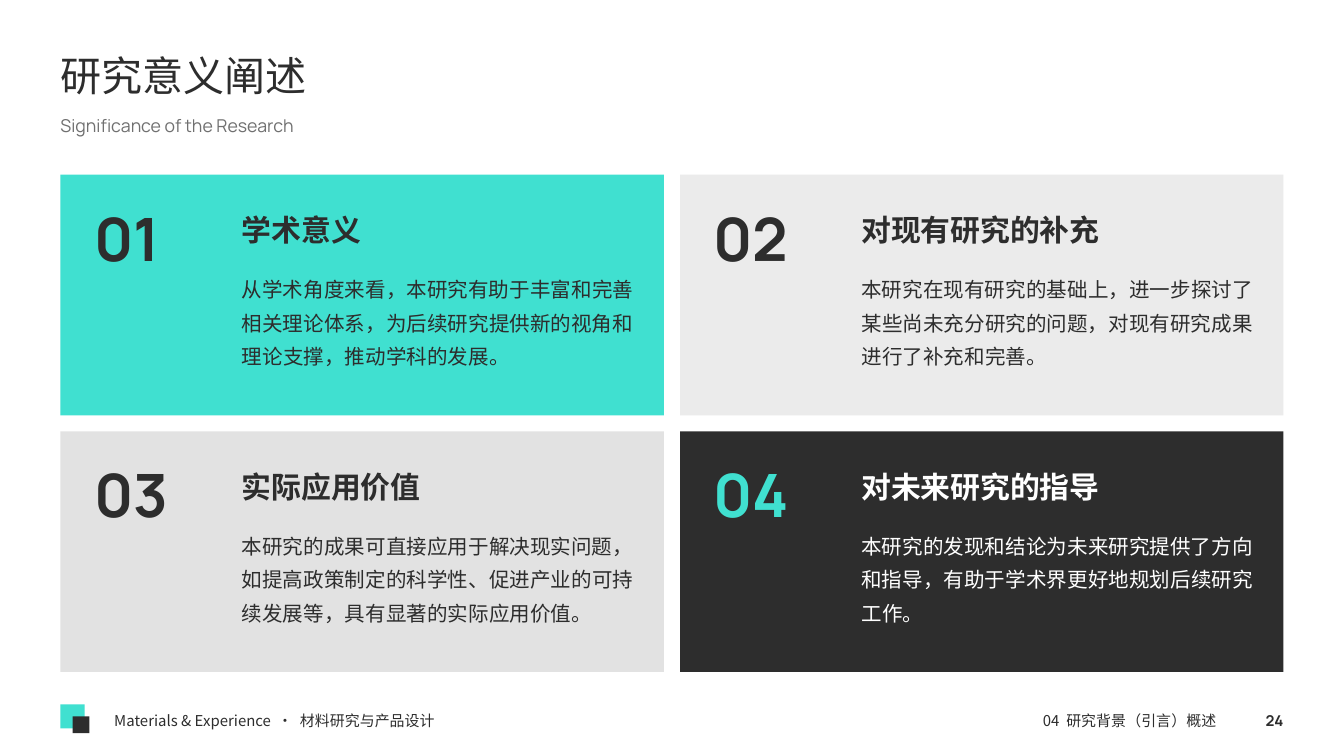
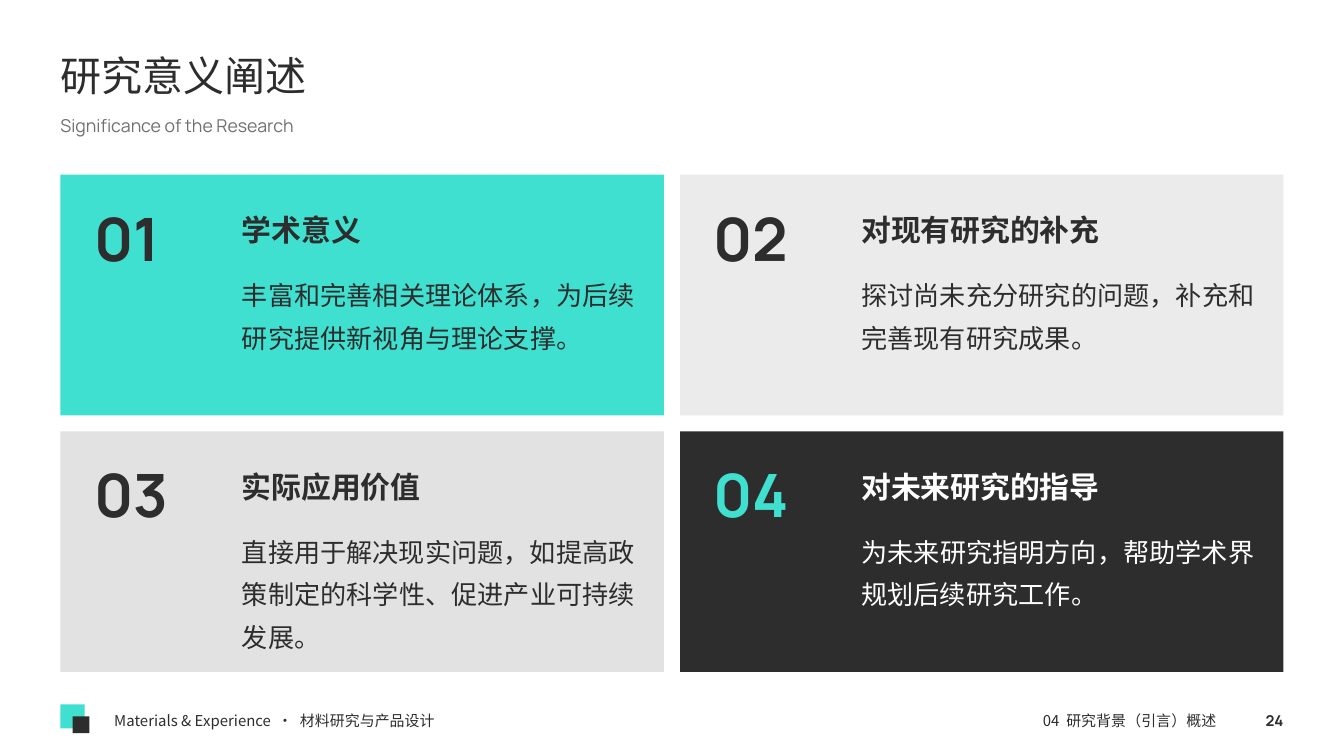
Before and after one commit to memoryzm214/Ericzm214, a slide deck: slide 24 of courses/第3课_学术论文研究背景撰写技巧.pptx. Drawn at 1344x756 pixels with LibreOffice and Linux fonts; fonts in the diff are those of the drawing. Boxes give left, top, right and bottom in pixels: in the first picture for what was removed or moved away, otherwise in the second. Text is boxed around its words. In the diff, an @@ line names an element or a change of style, - is before the commit and + after.

```diff
--- a/courses/第3课_学术论文研究背景撰写技巧.pptx
+++ b/courses/第3课_学术论文研究背景撰写技巧.pptx
@@ text at <box>242,283,635,350</box>: text changed; size 11 to 14 pt @@
-从学术角度来看，本研究有助于丰富和完善相关理论体系，为后续研究提供新的视角和理论支撑，推动学科的发展。
+丰富和完善相关理论体系，为后续研究提供新视角与理论支撑。
@@ text at <box>861,283,1254,350</box>: text changed; size 11 to 14 pt @@
-本研究在现有研究的基础上，进一步探讨了某些尚未充分研究的问题，对现有研究成果进行了补充和完善。
+探讨尚未充分研究的问题，补充和完善现有研究成果。
@@ text at <box>242,540,635,649</box>: text changed; size 11 to 14 pt @@
-本研究的成果可直接应用于解决现实问题，如提高政策制定的科学性、促进产业的可持续发展等，具有显著的实际应用价值。
+直接用于解决现实问题，如提高政策制定的科学性、促进产业可持续发展。
@@ text at <box>861,540,1254,606</box>: text changed; size 11 to 14 pt @@
-本研究的发现和结论为未来研究提供了方向和指导，有助于学术界更好地规划后续研究工作。
+为未来研究指明方向，帮助学术界规划后续研究工作。
```
Also in this commit, not shown: 20 other slides changed.
